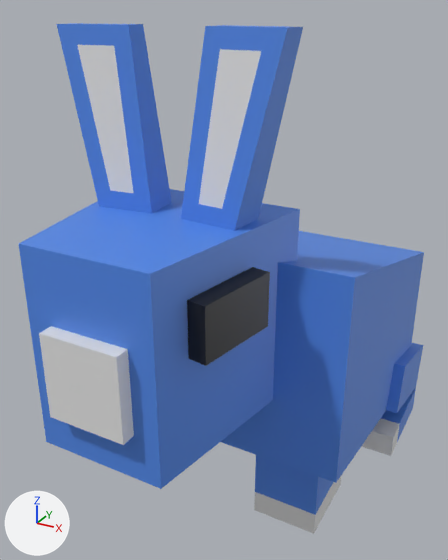
A saved change to the FBX model Assets/Models/Rabbit.fbx.
Rendered twice from a 50 mm camera at (0.542, -1.187, 0.828) aimed at (-0.031, -0.146, 0.307). Every picture has the same lights, and +X, +Y and +Z are marked at lower left.

Names of what the first picture shows: 'Rabbit'.
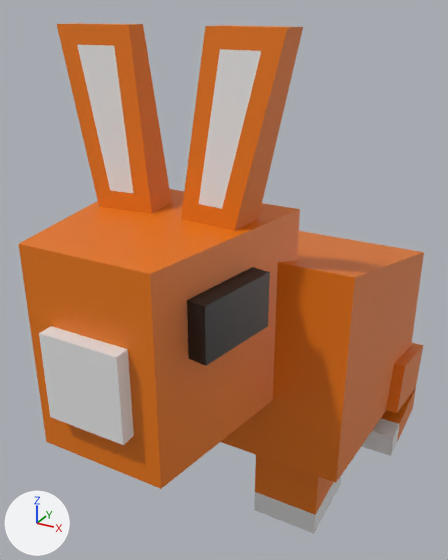
The newer file is also turned or shifted as a whole; pictures and numbers use the older file's frame.

The change, as JSON lines over the scene's bpy script:
```json
{"op": "set", "path": "mat_fur.base_color", "old": "(0.0831, 0.249, 0.8)", "new": "(0.801, 0.181, 0.00232)", "note": "blue #5189e7 -> orange #e77608"}
```

Changed parts and their boxes (x1, y1, x2, y2) in the pictures (448 x 560 px):
```json
{"object": "Rabbit", "change": "recoloured", "before": [19, 23, 424, 518], "after": [19, 23, 424, 518], "on screen": "blue to orange"}
```
